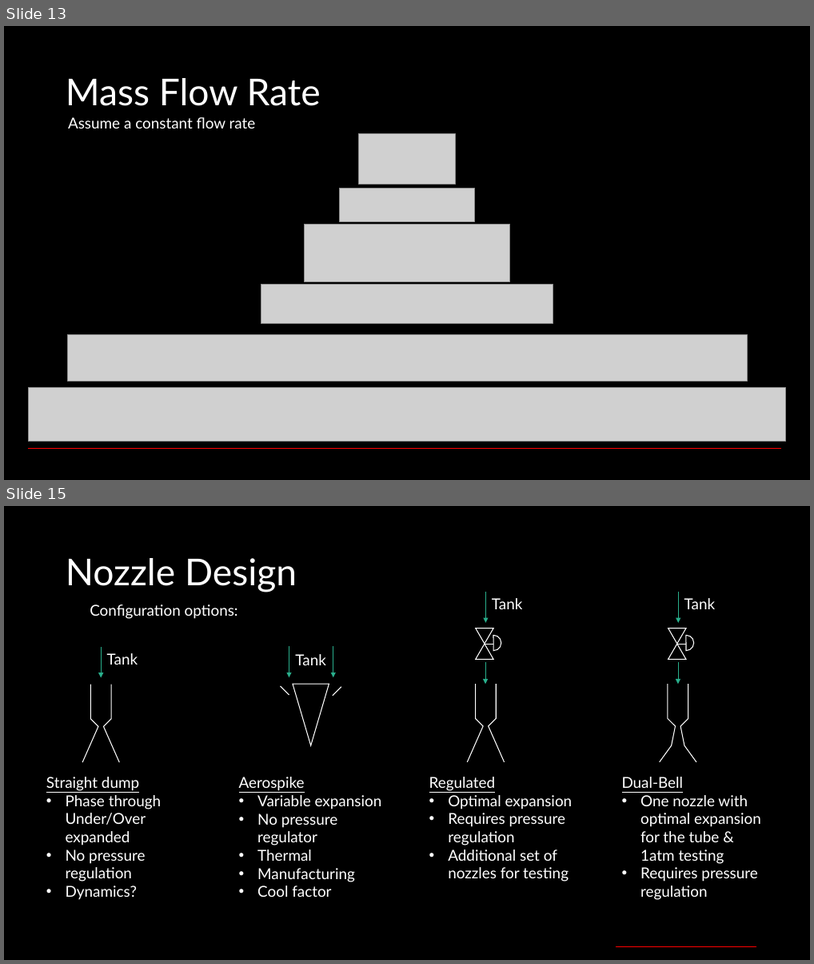
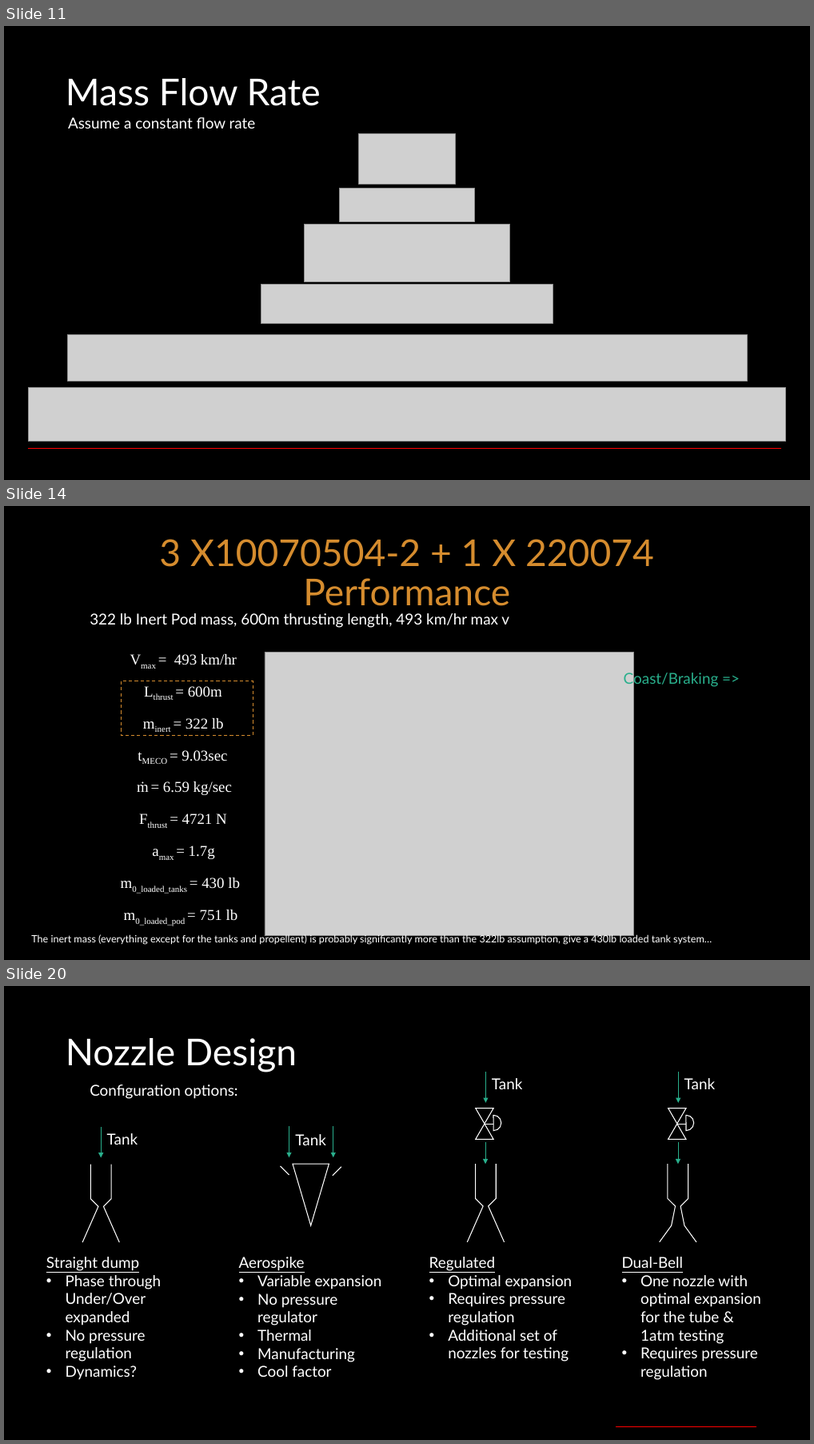
Before and after one commit to Kent1701/Cal_Poly_SLO_Hyperloop_Propulsion_2019_2020, a slide deck: Presentations/CDR_Prop.pptx. Shown one above the other, each under a label of ours: slides 13 and 15 before the commit, slides 11, 14 and 20 after it; the slides between them are not shown. The pictures are 814x964 and 814x1444 pixels, drawn with LibreOffice and Linux fonts; fonts in the diff are those of the drawing; grey boxes stand for pictures. Boxes give left, top, right and bottom in pixels: in the first picture for what was removed or moved away, otherwise in the second. Text is boxed around its words. In the diff, an @@ line names an element or a change of style, - is before the commit and + after.

```diff
--- a/Presentations/CDR_Prop.pptx
+++ b/Presentations/CDR_Prop.pptx
@@ slide 14 added at <box>4,506,810,960</box>, background #000000 @@
@@ title added at <box>159,539,654,606</box>, 44 pt, text #D58C2E @@
+3 X10070504-2 + 1 X 220074 Performance
@@ text added at <box>90,613,510,628</box>, 18 pt, text #FFFFFF @@
+322 lb Inert Pod mass, 600m thrusting length, 493 km/hr max v
@@ text added at <box>174,654,237,665</box>, 18 pt, text #FFFFFF @@
+Vmax = 493 km/hr
@@ picture added at <box>265,652,634,936</box> @@
@@ text added at <box>624,671,719,688</box>, 18 pt, text #29AF8C @@
+Coast/Braking =>
@@ rectangle added at <box>121,681,254,736</box>, outline #D58C2E 1 pt dashed @@
@@ text added at <box>188,686,222,696</box>, 18 pt, text #FFFFFF @@
+Lthrust = 600m
@@ text added at <box>186,718,224,729</box>, 18 pt, text #FFFFFF @@
+minert = 322 lb
@@ text added at <box>182,750,227,761</box>, 18 pt, text #FFFFFF @@
+tMECO = 9.03sec
@@ text added at <box>137,781,232,795</box>, 18 pt, text #FFFFFF @@
+ṁ = 6.59 kg/sec
@@ text added at <box>182,813,227,824</box>, 18 pt, text #FFFFFF @@
+Fthrust = 4721 N
@@ text added at <box>189,845,215,859</box>, 18 pt, text #FFFFFF @@
+amax = 1.7g
@@ text added at <box>132,877,240,893</box>, 18 pt, text #FFFFFF @@
+m0_loaded_tanks = 430 lb
@@ text added at <box>135,909,238,925</box>, 18 pt, text #FFFFFF @@
+m0_loaded_pod = 751 lb
@@ text added at <box>31,933,712,944</box>, 12 pt, text #FFFFFF @@
+The inert mass (everything except for the tanks and propellent) is probably significantly more than the 322lb assumption, give a 430lb loaded tank system…
@@ what was slide 13 is now slide 11 @@
@@ what was slide 15 is now slide 20 @@
```
Also in this commit, not shown: 3 slides changed, 6 other slides added, 2 slides removed, 18 other files.
